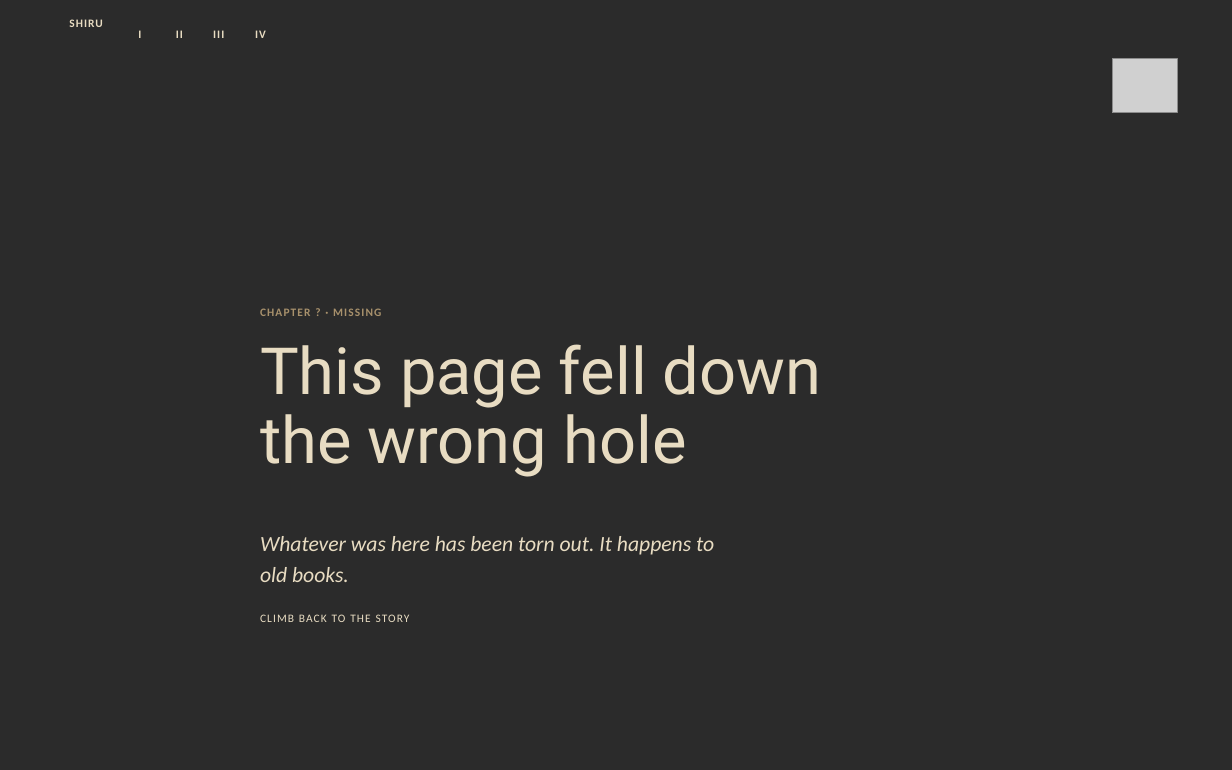
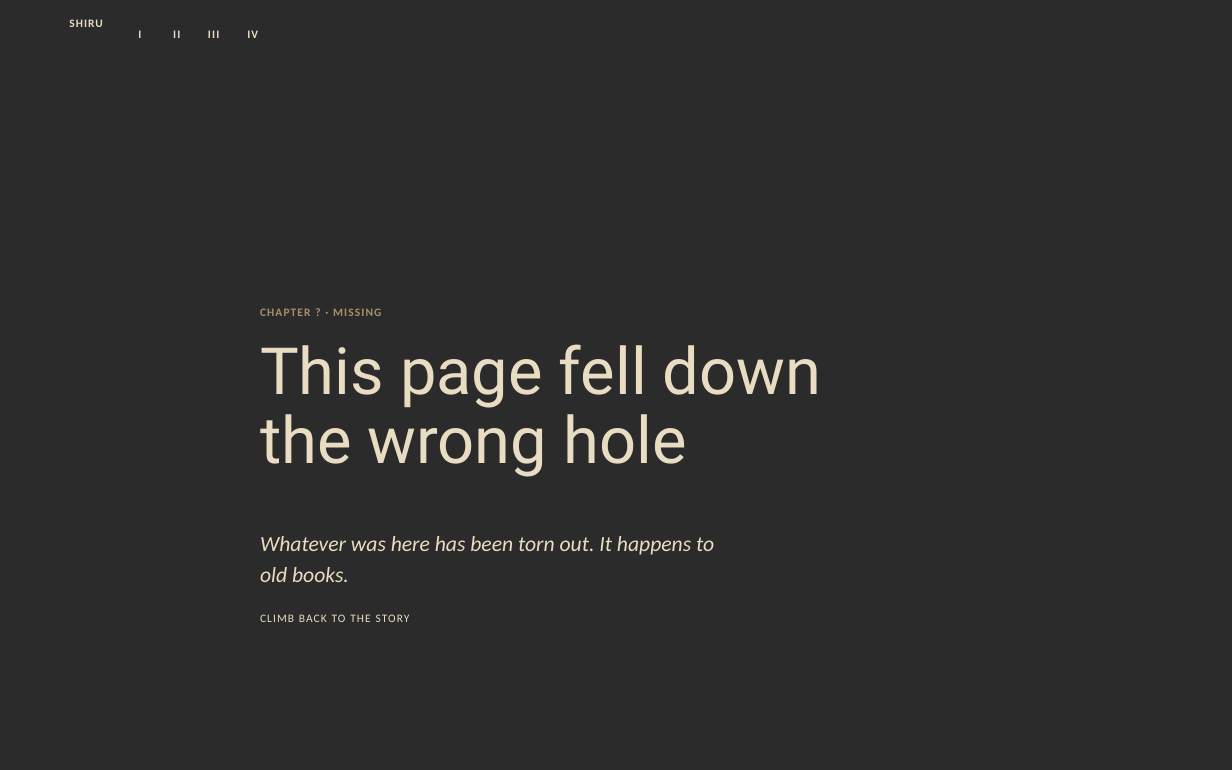
Before and after one commit to frostmoon-dev/shiru-site, a slide deck: slide 1 of design/canva/11-not-found.pptx. Drawn at 1232x770 pixels with LibreOffice and Linux fonts; fonts in the diff are those of the drawing; grey boxes stand for pictures; background and template pictures are left out; a plain dark background stands for a picture behind light text. Boxes give left, top, right and bottom in pixels: in the first picture for what was removed or moved away, otherwise in the second. Text is boxed around its words. In the diff, an @@ line names an element or a change of style, - is before the commit and + after.

```diff
--- a/design/canva/11-not-found.pptx
+++ b/design/canva/11-not-found.pptx
@@ text "III" moved from (x1=213, y1=30, x2=224, y2=38) to (x1=208, y1=30, x2=219, y2=38) @@
@@ text "IV" moved from (x1=255, y1=30, x2=266, y2=38) to (x1=247, y1=30, x2=258, y2=38) @@
@@ picture removed at (x1=1112, y1=58, x2=1177, y2=113) @@
```
Also in this commit, not shown: 29 other files.
